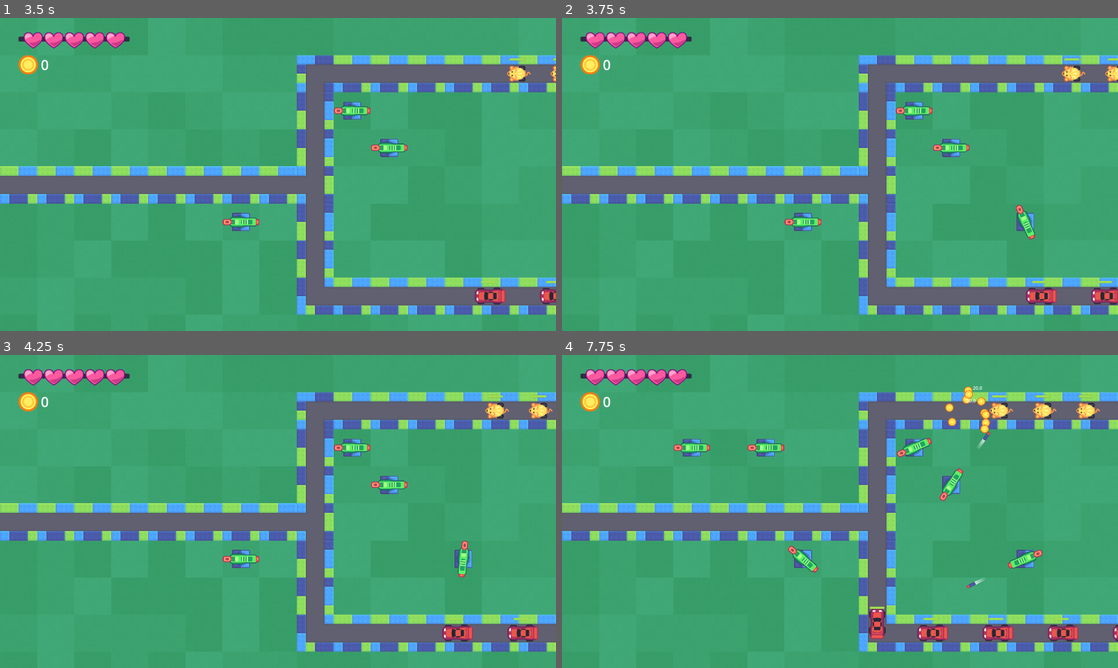
Above: before the commit, frames 1-4 (two rows, left to right).
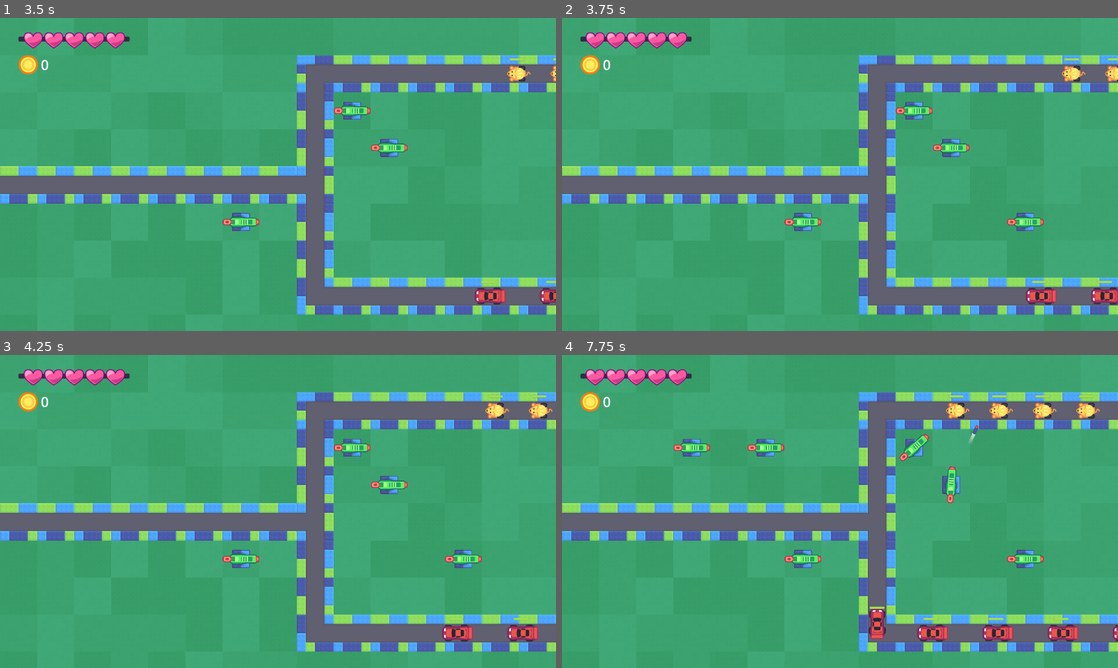
Above: after the commit, the same moments.

Repository: iguessfive/practice-2d-gamedev-with-godot-4
Game: Godot game, scene res://tower_defense.tscn
Two runs of this game, one before a commit and one after it. Both use one fixed random seed, a clock stepped at 60 frames per second and the inputs below.
Inputs (mouse positions are in pixels of both pictures, inside the frame that each line leads up to):
- Up to frame 1 (3.5 s): tap Enter at 0.5 s; move the mouse to (400, 158) at 0.52 s; press the mouse at (400, 158) at 0.53 s; tap Space at 0.77, 1.25, 1.52, 3.02 s; move the mouse to (166, 190) at 1.27 s; release the mouse at (166, 190) at 1.28 s; click (166, 190) at 1.35 s; move the mouse to (333, 105) at 2.02 s; press the mouse at (333, 105) at 2.03 s; tap Z at 2.1 s; move the mouse to (250, 237) at 2.77 s; release the mouse at (250, 237) at 2.78 s; click (250, 237) at 2.85 s
- Up to frame 2 (3.75 s): move the mouse to (1006, 221) at 3.52 s; press the mouse at (1006, 221) at 3.53 s
- Up to frame 3 (4.25 s): tap Space at 3.77 s
- Up to frame 4 (7.75 s): move the mouse to (673, 464) at 4.27 s; release the mouse at (673, 464) at 4.28 s; tap Z at 4.35, 6.6 s; tap Space at 4.52, 6.02, 6.77, 7.52 s; click (673, 464) at 4.55 s; move the mouse to (867, 511) at 5.02 s; press the mouse at (867, 511) at 5.03 s; move the mouse to (756, 433) at 5.77 s; release the mouse at (756, 433) at 5.78 s; click (756, 433) at 5.85 s; move the mouse to (962, 495) at 6.52 s; press the mouse at (962, 495) at 6.53 s; move the mouse to (728, 527) at 7.27 s; release the mouse at (728, 527) at 7.28 s; click (728, 527) at 7.35 s

Frame 1 is identical in both runs. In frame 2, 0.3% of the frame differs, in the area x 80-87%, y 59-71%; in frame 3, 0.3%; in frame 4, 1.4%, in the area x 40-87%, y 10-75%.

Commit message:
Completed M5L6 Power Up 1
Delved deeper to the command pattern. To add a modular upgrade system.

Diff:
--- a/M12.tower_defense_upgrades_workbook/turrets/turret.gd
+++ b/M12.tower_defense_upgrades_workbook/turrets/turret.gd
@@ -4,7 +4,7 @@
 @export var weapon_scene: PackedScene = preload("weapons/simple_cannon.tscn"): set = set_weapon_scene
 
 var weapon: Weapon = null
-
+var level := 1
 
 func _ready() -> void:
 	set_weapon_scene(weapon_scene)
@@ -29,3 +29,19 @@
 		add_child(weapon_instance)
 		weapon = weapon_instance
 		#END: add_weapon
+
+const DAMAGE_UPGRADE = preload("upgrades/damage_upgrade.tres")
+const FIRE_RATE_UPGRADE = preload("upgrades/fire_rate_upgrade.tres")
+const RANGE_UPGRADE = preload("upgrades/range_upgrade.tres")
+
+func _input(event: InputEvent) -> void:
+	if (
+		event.is_action_pressed("left_mouse_click") and
+		get_global_mouse_position().distance_to(global_position) < 60.0
+	):
+		DAMAGE_UPGRADE.apply_to_turret(self)
+		print("Applied damage upgrade. New damage: ", weapon.stats.damage)
+		FIRE_RATE_UPGRADE.apply_to_turret(self)
+		print("Applied fire rate upgrade. New rate: ", weapon.stats.attack_rate)
+		RANGE_UPGRADE.apply_to_turret(self)
+		print("Applied range upgrade. New radius: ", weapon.stats.mob_detection_radius)
--- /dev/null
+++ b/M12.tower_defense_upgrades_workbook/turrets/upgrades/damage_upgrade.tres
@@ -0,0 +1,11 @@
+[gd_resource type="Resource" script_class="TurentUpgrade" load_steps=2 format=3 uid="uid://bclxmhuk2xfub"]
+
+[ext_resource type="Script" uid="uid://b21c2q1kwo11o" path="res://turrets/upgrades/turrent_upgrade.gd" id="1_03lcv"]
+
+[resource]
+script = ExtResource("1_03lcv")
+cost = 100
+mob_detection_radius_change = 0.0
+attack_rate_change = 0.0
+damage_change = 2.0
+metadata/_custom_type_script = "uid://b21c2q1kwo11o"
--- /dev/null
+++ b/M12.tower_defense_upgrades_workbook/turrets/upgrades/fire_rate_upgrade.tres
@@ -0,0 +1,11 @@
+[gd_resource type="Resource" script_class="TurentUpgrade" load_steps=2 format=3 uid="uid://kwiuclruo1r6"]
+
+[ext_resource type="Script" uid="uid://b21c2q1kwo11o" path="res://turrets/upgrades/turrent_upgrade.gd" id="1_tr2f0"]
+
+[resource]
+script = ExtResource("1_tr2f0")
+cost = 150
+mob_detection_radius_change = 0.0
+attack_rate_change = 0.25
+damage_change = 0.0
+metadata/_custom_type_script = "uid://b21c2q1kwo11o"
--- /dev/null
+++ b/M12.tower_defense_upgrades_workbook/turrets/upgrades/range_upgrade.tres
@@ -0,0 +1,11 @@
+[gd_resource type="Resource" script_class="TurentUpgrade" load_steps=2 format=3 uid="uid://b4v55njg0krnl"]
+
+[ext_resource type="Script" uid="uid://b21c2q1kwo11o" path="res://turrets/upgrades/turrent_upgrade.gd" id="1_1ycrh"]
+
+[resource]
+script = ExtResource("1_1ycrh")
+cost = 125
+mob_detection_radius_change = 30.0
+attack_rate_change = 0.0
+damage_change = 0.0
+metadata/_custom_type_script = "uid://b21c2q1kwo11o"
--- /dev/null
+++ b/M12.tower_defense_upgrades_workbook/turrets/upgrades/turrent_upgrade.gd
@@ -0,0 +1,32 @@
+class_name TurentUpgrade extends Resource
+
+# cost to upgrade
+# what can be upgraded:
+	# detection range
+	# attack rate
+	# damage
+	# the type of weapon
+
+@export var cost := 100
+
+@export_group("Upgrades")
+@export var mob_detection_radius_change := 0.0
+@export var attack_rate_change := 0.0
+@export var damage_change := 0.0
+@export var replacement_weapon: PackedScene = null
+
+func apply_to_turret(turrent: Turret) -> void:
+	# increase the level of turrent by 1
+	turrent.level += 1
+	# upgarde the turrent passed in by the values in this turrent upgrade resource
+	# upgrate the mob dection radius by amount
+	# upgrade the attack rate
+	# upgrate the damage change
+	turrent.weapon.stats.mob_detection_radius += mob_detection_radius_change
+	turrent.weapon.stats.attack_rate += attack_rate_change
+	turrent.weapon.stats.damage += damage_change
+
+	# only if the replacement weapon is not null
+	# then set the weapon to the replacement weapon
+	if replacement_weapon != null:
+		turrent.set_weapon_scene(replacement_weapon)
--- a/M12.tower_defense_upgrades_workbook/turrets/weapons/projectiles/simple_rocket.tscn
+++ b/M12.tower_defense_upgrades_workbook/turrets/weapons/projectiles/simple_rocket.tscn
@@ -11,7 +11,6 @@
 monitorable = false
 script = ExtResource("1_w03jc")
 speed = 800.0
-damage = 20.0
 
 [node name="Sprite2D" type="Sprite2D" parent="."]
 unique_name_in_owner = true
--- a/M12.tower_defense_upgrades_workbook/turrets/weapons/simple_cannon.gd
+++ b/M12.tower_defense_upgrades_workbook/turrets/weapons/simple_cannon.gd
@@ -28,4 +28,5 @@
 	var rocket: Node2D = preload("projectiles/simple_rocket.tscn").instantiate()
 	get_tree().current_scene.add_child(rocket)
 	rocket.global_transform = _spawn_point.global_transform
+	rocket.damage = stats.damage
 	#END:instantiate_and_place_rocket
--- a/M12.tower_defense_upgrades_workbook/turrets/weapons/weapon.gd
+++ b/M12.tower_defense_upgrades_workbook/turrets/weapons/weapon.gd
@@ -13,14 +13,37 @@
 
 const PHYSICS_LAYER_MOBS = 2
 
-@export var mob_detection_range := 400.0
-@export var attack_rate := 1.0
-@export var max_rotation_speed := 2.0 * PI
+var stats := WeaponStats.new(): set = _set_stats
 
 var _area_2d := _create_area_2d()
 var _collision_shape_2d := _create_collision_shape_2d()
 var _timer := _create_timer()
 
+func _set_stats(new_stats: WeaponStats) -> void:
+	# if the stats are empty
+	# then chek is the stat changed signal is connected
+	# if so then disconnet the the `update from stats` function
+
+	# assign stats to passed in argument new_stats
+	# check if stats is not empty
+	# connect the stats changed to command func
+
+	if stats != null:
+		if stats.changed.is_connected(_update_from_stats):
+			stats.changed.disconnect(_update_from_stats)
+
+	stats = new_stats
+	if stats != null: # checking if the resource exsits
+		stats.changed.connect(_update_from_stats)
+		print(stats)
+
+
+func _update_from_stats() -> void:
+	# update the nodes based on data
+	# assign attack rate to timer wait time
+	_timer.wait_time = 1.0 / stats.attack_rate
+	# collision shape radius to mob detection range
+	(_collision_shape_2d.shape as CircleShape2D).radius = stats.mob_detection_radius
 
 func _ready() -> void:
 	#ANCHOR:add_area
@@ -42,6 +65,8 @@
 	z_index = 10
 	#END:z_index
 
+	_set_stats(stats)
+	_update_from_stats() # called only when changed, so needed at start
 
 func _create_area_2d() -> Area2D:
 	var area := Area2D.new()
@@ -49,17 +74,16 @@
 	area.monitorable = false
 	return area
 
-
 func _create_collision_shape_2d() -> CollisionShape2D:
 	var collision_shape := CollisionShape2D.new()
 	collision_shape.shape = CircleShape2D.new()
-	collision_shape.shape.radius = mob_detection_range
+	collision_shape.shape.radius = stats.mob_detection_radius
 	return collision_shape
 
 
 func _create_timer() -> Timer:
 	var timer := Timer.new()
-	timer.wait_time = 1.0 / attack_rate
+	timer.wait_time = 1.0 / stats.attack_rate
 	return timer
 
 
@@ -99,5 +123,5 @@
 	rotation = rotate_toward(
 		rotation,
 		target_angle,
-		max_rotation_speed * get_physics_process_delta_time()
+		stats.max_rotation_speed * get_physics_process_delta_time()
 	)
--- a/M12.tower_defense_upgrades_workbook/turrets/weapons/weapon_stats.gd
+++ b/M12.tower_defense_upgrades_workbook/turrets/weapons/weapon_stats.gd
@@ -12,6 +12,8 @@
 @export var damage := 10.0
 ## How fast the weapon can rotate in radians per second.
 @export var max_rotation_speed := 2.0 * PI
+
+
 ## If the weapon applies a status effect, this represents how strongly the effect is applied.
 ## This value is interpreted by the weapon itself.
 @export var effect_intensity := 0.3
Not shown, added: M12.tower_defense_upgrades_workbook/turrets/upgrades/turrent_upgrade.gd.uid
